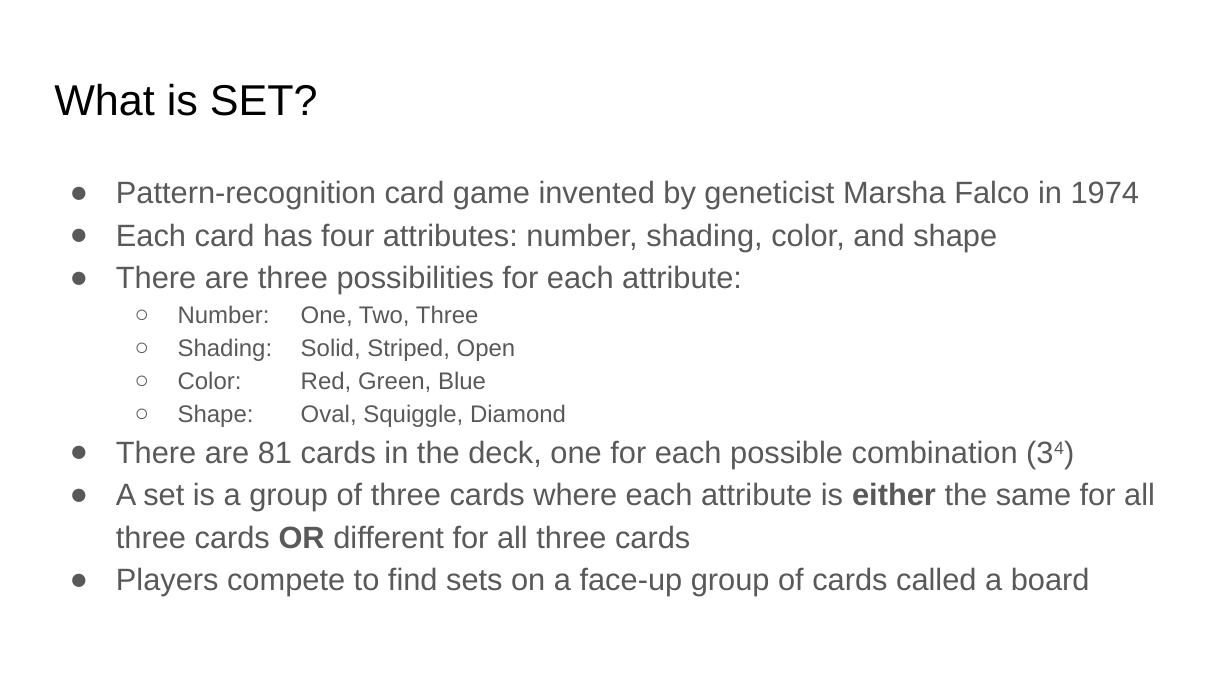
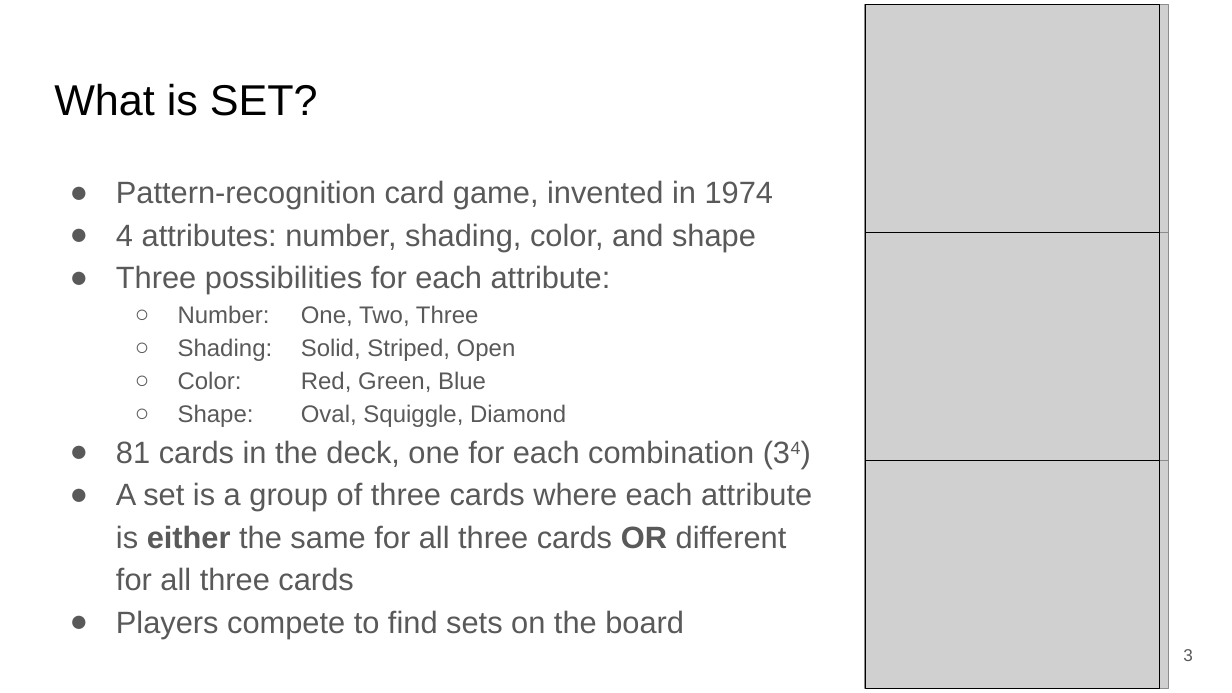
Before and after one commit to alex-algazi/setbot, a slide deck: slide 3 of Midterm Presentation/Midterm Presentation.pptx. Drawn at 1232x693 pixels with LibreOffice and Linux fonts; fonts in the diff are those of the drawing; grey boxes stand for pictures. Boxes give left, top, right and bottom in pixels: in the first picture for what was removed or moved away, otherwise in the second. Text is boxed around its words. In the diff, an @@ line names an element or a change of style, - is before the commit and + after.

```diff
--- a/Midterm Presentation/Midterm Presentation.pptx
+++ b/Midterm Presentation/Midterm Presentation.pptx
@@ picture added at [865, 5, 1169, 233] @@
@@ rectangle added at [865, 5, 1159, 233], outline #000000 0.75 pt @@
@@ text at [116, 180, 773, 294]: text changed @@
-● Pattern-recognition card game invented by geneticist Marsha Falco in 1974
-● Each card has four attributes: number, shading, color, and shape
-● There are three possibilities for each attribute:
+● Pattern-recognition card game, invented in 1974
+● 4 attributes: number, shading, color, and shape
+● Three possibilities for each attribute:
@@ picture added at [865, 233, 1169, 461] @@
@@ rectangle added at [865, 233, 1159, 461], outline #000000 0.75 pt @@
@@ text at [116, 440, 754, 467]: text changed @@
-● There are 81 cards in the deck, one for each possible combination (34)
+● 81 cards in the deck, one for each combination (34)
@@ picture added at [865, 461, 1169, 689] @@
@@ rectangle added at [865, 461, 1159, 689], outline #000000 0.75 pt @@
@@ text at [116, 610, 684, 639]: text changed @@
-● Players compete to find sets on a face-up group of cards called a board
+● Players compete to find sets on the board
@@ page number added at [1183, 649, 1193, 661], 10 pt, text #595959 @@
+3
```
Also in this commit, not shown: 13 other slides changed, 2 slides added, 6 slides removed, 1 other file.
